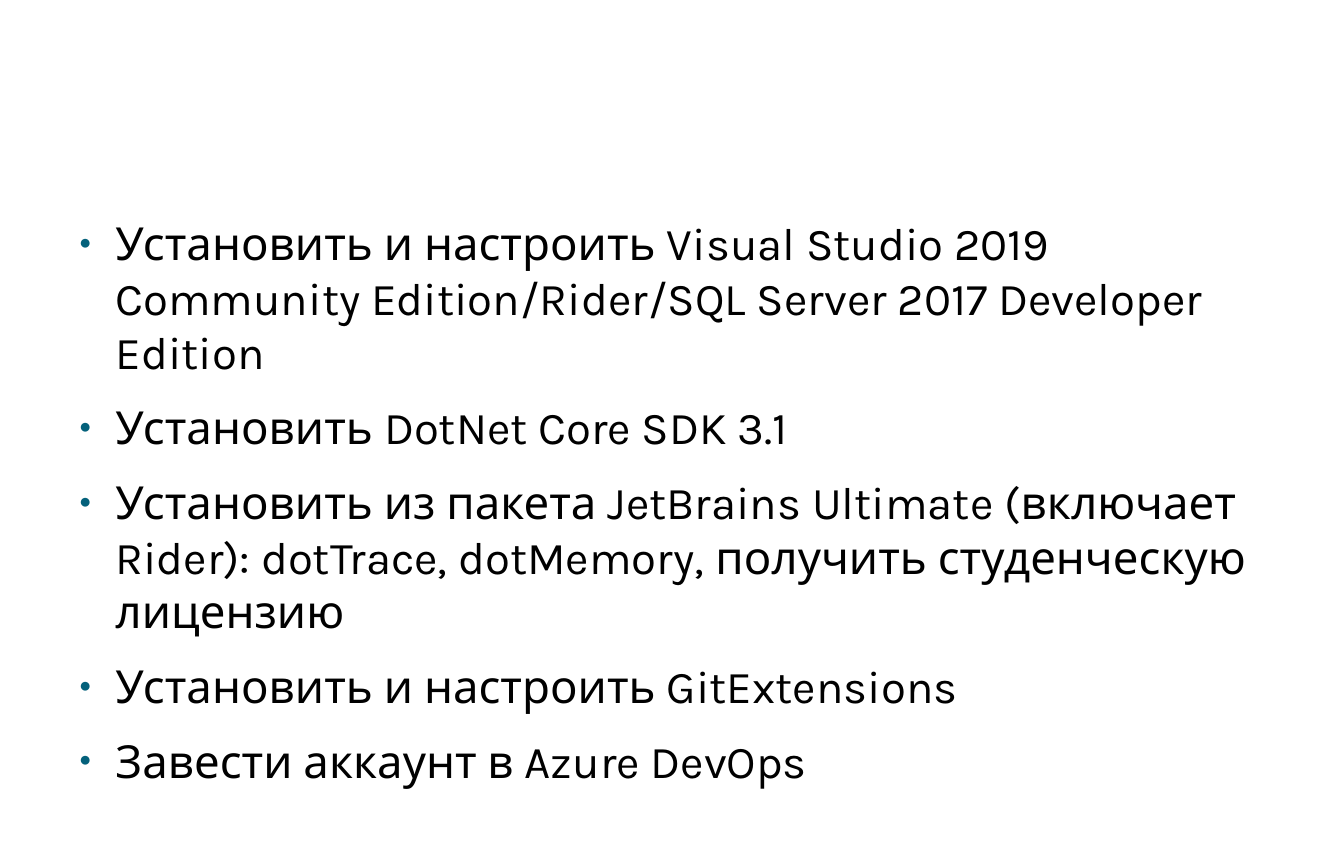
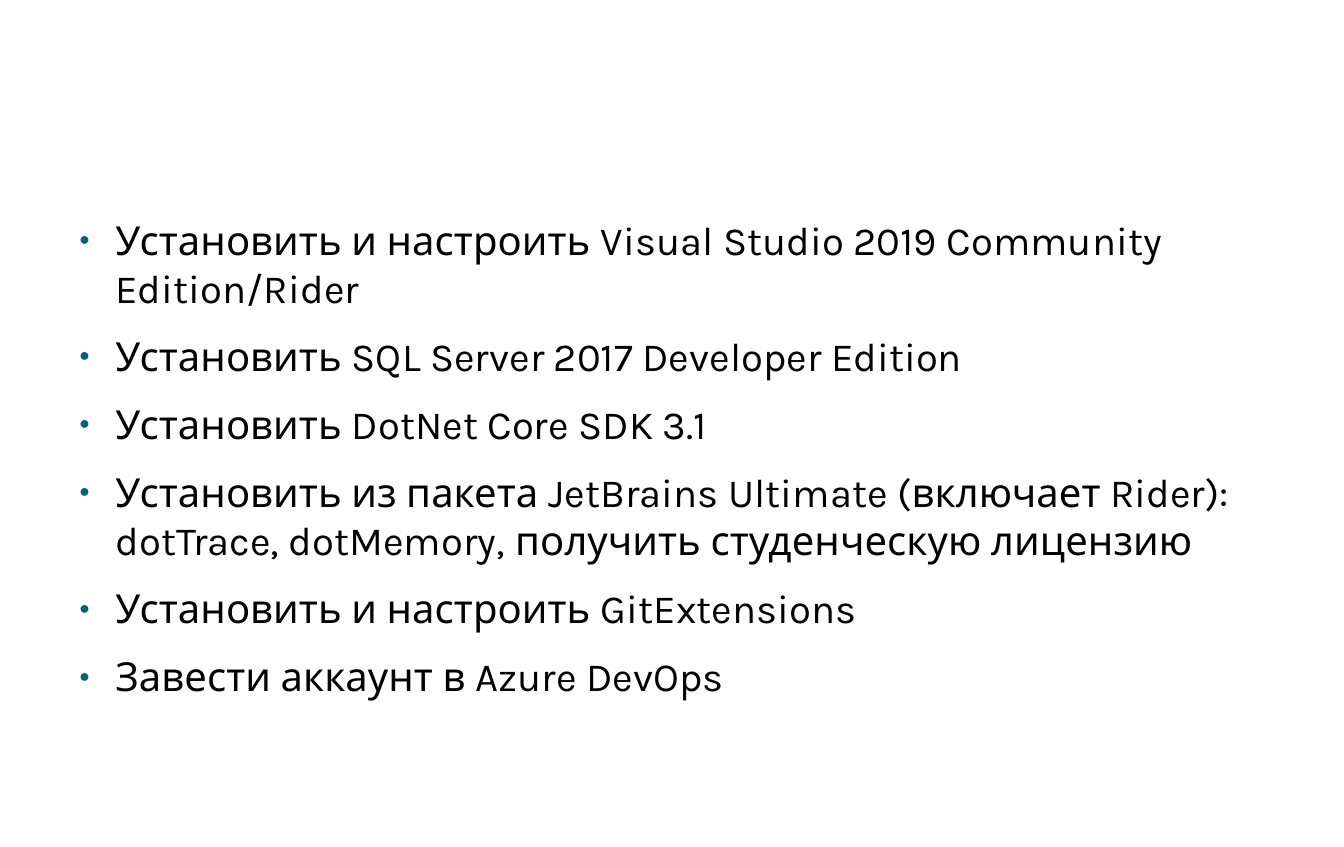
Before and after one commit to klimenkoAnna/DeveloperInstrumentalTools, a slide deck: slide 8 of docs/ETU DIT #1.pptx. Drawn at 1344x847 pixels with LibreOffice and Linux fonts; fonts in the diff are those of the drawing; background and template pictures are left out. Boxes give left, top, right and bottom in pixels: in the first picture for what was removed or moved away, otherwise in the second. Text is boxed around its words. In the diff, an @@ line names an element or a change of style, - is before the commit and + after.

```diff
--- a/docs/ETU DIT #1.pptx
+++ b/docs/ETU DIT #1.pptx
@@ text at (115, 226, 1162, 381): text changed; size 32 to 28.2 pt @@
-● Установить и настроить Visual Studio 2019 Community Edition/Rider/SQL Server 2017 Developer Edition
+● Установить и настроить Visual Studio 2019 Community Edition/Rider
+● Установить SQL Server 2017 Developer Edition
@@ text at (115, 410, 1229, 701): size 32 to 28.2 pt in "Установить DotNet Core SDK 3.1", "Установить из пакета JetBrains Ultimate (включает Rider): ...", "Установить и настроить GitExtensions", "Завести аккаунт в Azure DevOps" @@
```
Also in this commit, not shown: 2 other slides changed.
